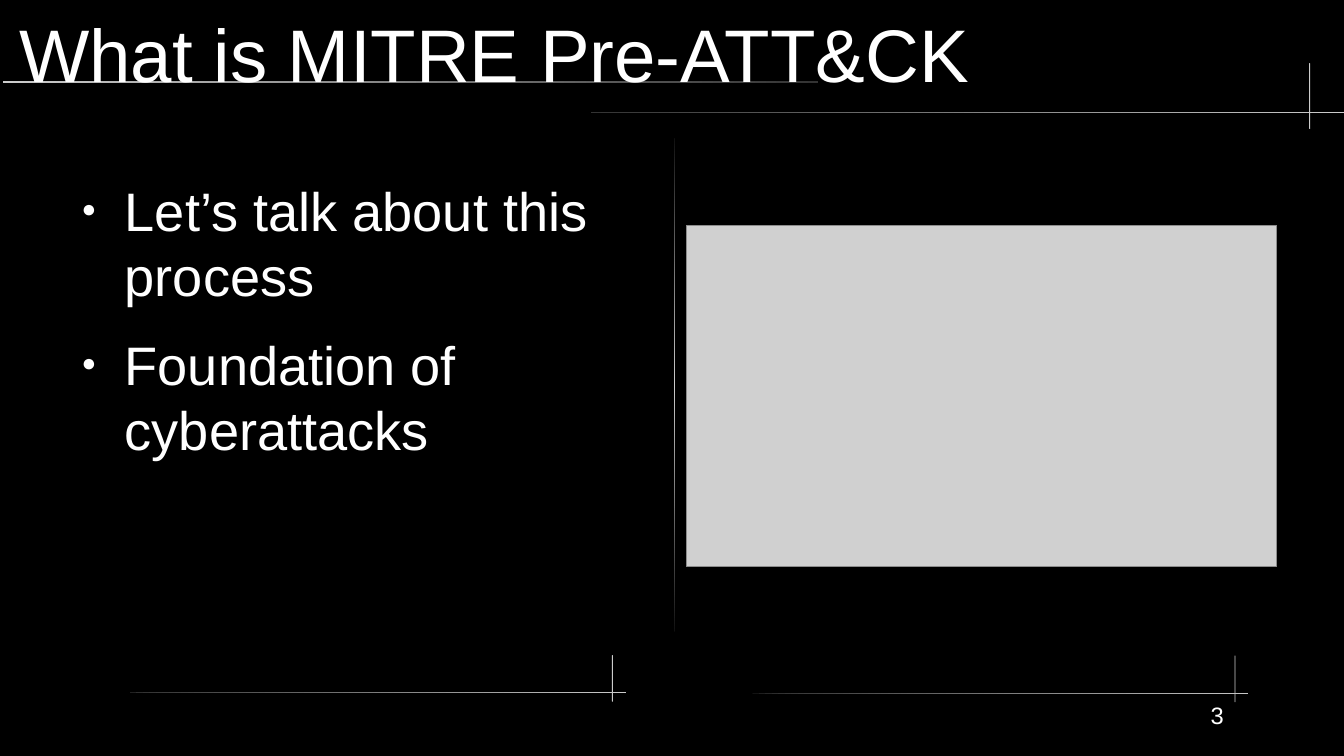
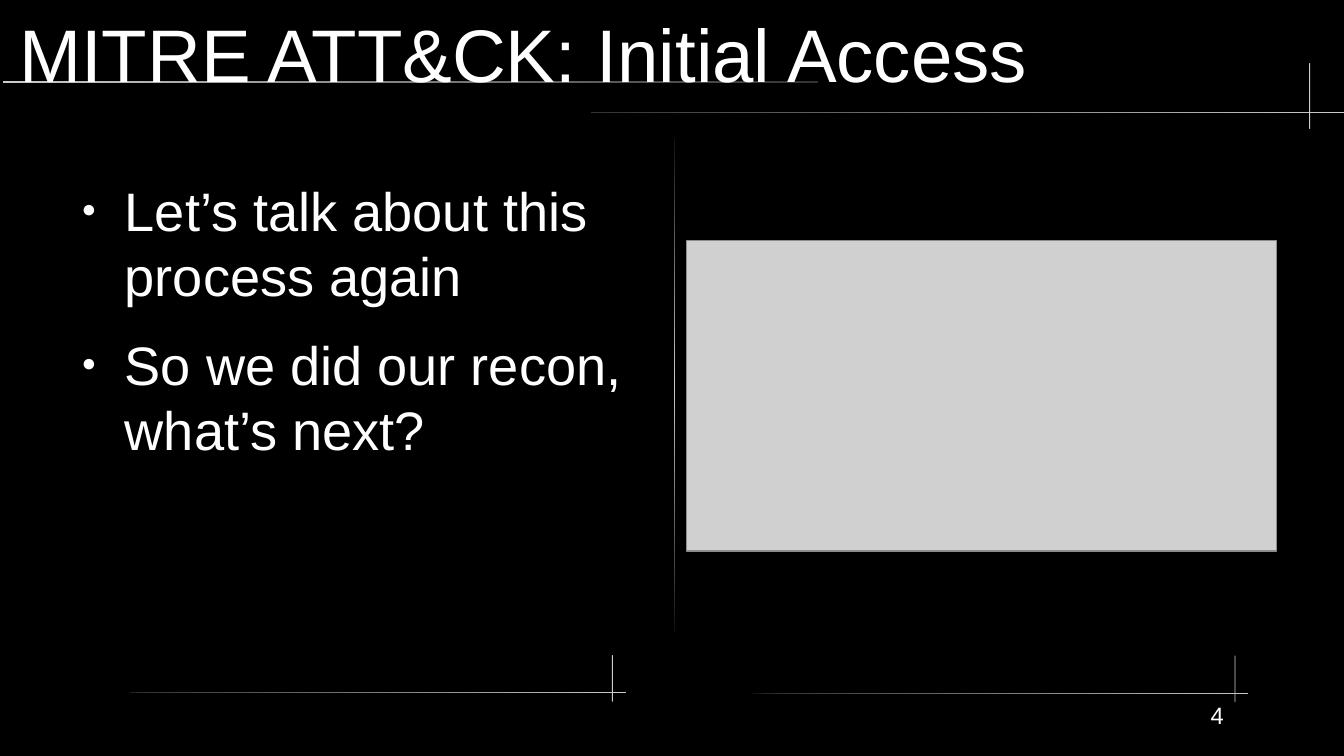
Before and after one commit to xXxSpicyBoiiixXx/COMPSFI-212, a slide deck: slide 4 of Cyber-Chapters/Chapter-2/Chapter2.odp (slide 3 before the commit). Drawn at 1344x756 pixels with LibreOffice and Linux fonts; fonts in the diff are those of the drawing; grey boxes stand for pictures. Boxes give left, top, right and bottom in pixels: in the first picture for what was removed or moved away, otherwise in the second. Text is boxed around its words. In the diff, an @@ line names an element or a change of style, - is before the commit and + after.

```diff
--- a/Cyber-Chapters/Chapter-2/Chapter2.odp
+++ b/Cyber-Chapters/Chapter-2/Chapter2.odp
@@ title at (19, 28, 1027, 83): text changed @@
-What is MITRE Pre-ATT&CK
+MITRE ATT&CK: Initial Access
@@ text at (125, 191, 622, 451): text changed @@
-● Let’s talk about this process
-● Foundation of cyberattacks
+● Let’s talk about this process again
+● So we did our recon, what’s next?
@@ picture: place and size @@
-picture at (687, 226, 1277, 567)
+picture at (687, 241, 1277, 551)
@@ page number at (1211, 707, 1224, 724): text changed @@
-3
+4
```
Also in this commit, not shown: 1 other slide changed, 16 slides added, 19 slides removed, 10 other files.
